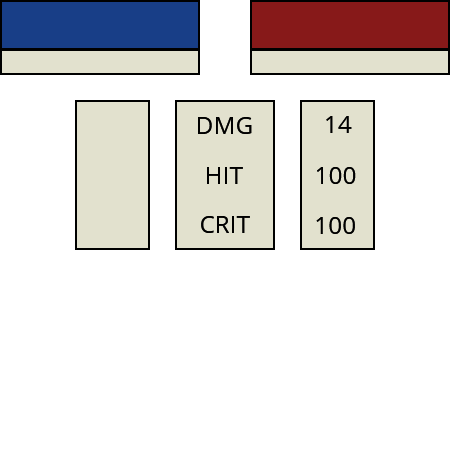
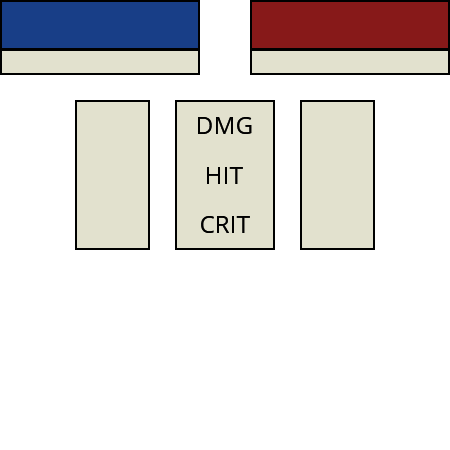
Layer changes from the first w=450, h=450 image to the second:
hid "100 copy 2" over [316, 217, 355, 234]
hid "100 copy" over [317, 167, 356, 184]
hid "14 copy" over [326, 116, 352, 133]
